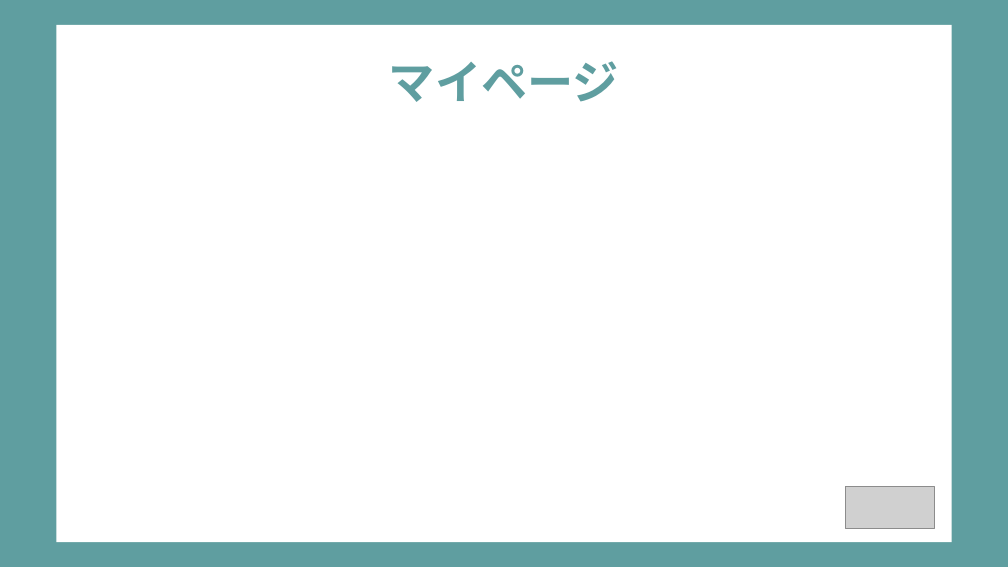
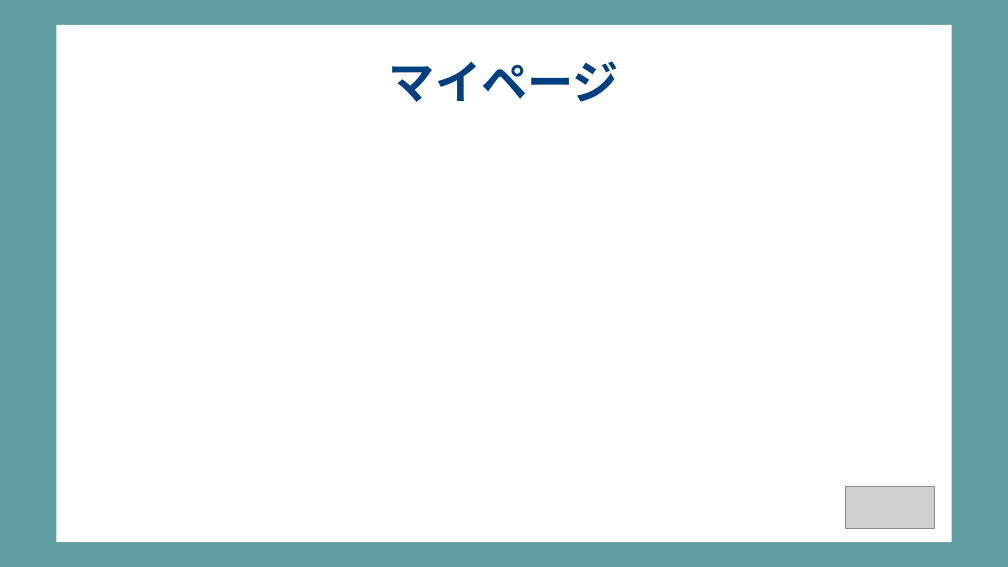
Before and after one commit to dojo2022/B-3, a slide deck: slide 7 of doc/B-3_配布資料/B3炙りえんがわ_成果発表会資料.pptx. Drawn at 1008x567 pixels with LibreOffice and Linux fonts; fonts in the diff are those of the drawing; grey boxes stand for pictures. Boxes give left, top, right and bottom in pixels: in the first picture for what was removed or moved away, otherwise in the second. Text is boxed around its words. In the diff, an @@ line names an element or a change of style, - is before the commit and + after.

```diff
--- a/doc/B-3_配布資料/B3炙りえんがわ_成果発表会資料.pptx
+++ b/doc/B-3_配布資料/B3炙りえんがわ_成果発表会資料.pptx
@@ title "マイページ" at (389,61,619,102): text colour #5F9EA0 to #004080 @@
```
Also in this commit, not shown: 6 other slides changed.
